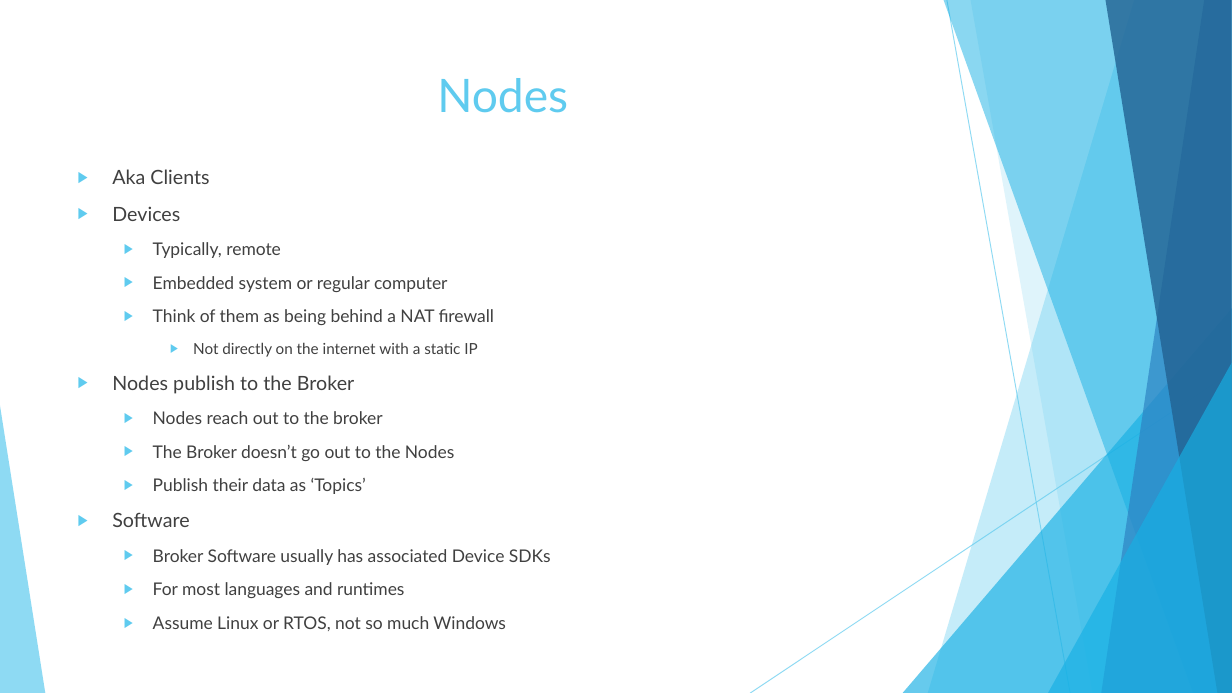
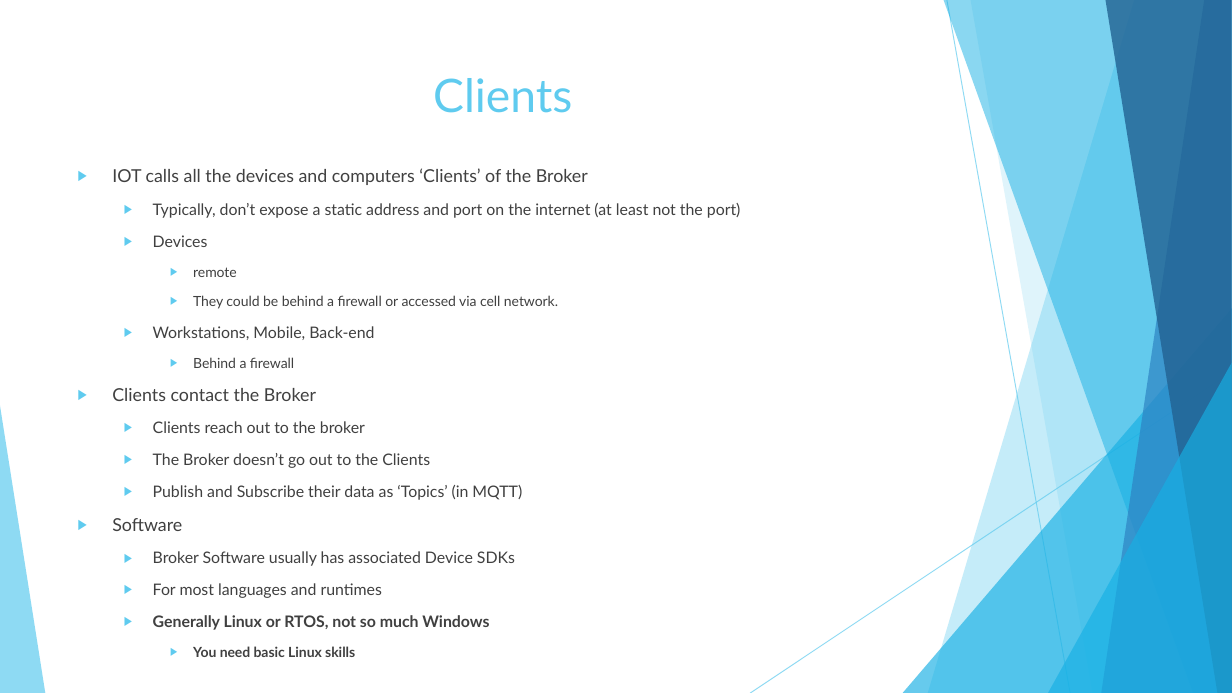
Before and after one commit to dmh2000/iot, a slide deck: slide 4 of IOT.pptx (slide 5 before the commit). Drawn at 1232x693 pixels with LibreOffice and Linux fonts; fonts in the diff are those of the drawing. Boxes give left, top, right and bottom in pixels: in the first picture for what was removed or moved away, otherwise in the second. Text is boxed around its words. In the diff, an @@ line names an element or a change of style, - is before the commit and + after.

Commit message:
update powerpoint

```diff
--- a/IOT.pptx
+++ b/IOT.pptx
@@ title at [433,78,572,113]: text changed @@
-Nodes
+Clients
@@ text at [112,168,741,218]: text changed; size 15.3 to 12.4 pt @@
-▶ Aka Clients
+▶ IOT calls all the devices and computers ‘Clients’ of the Broker
+  ▶ Typically, don’t expose a static address and port on the internet (at least not the port)
@@ text at [112,235,515,598]: size 15.3 to 12.4 pt in "Devices"; size 15.3 to 13.9 pt in "Software"; size 13.6 to 12.4 pt in "Broker Software usually has associated Device SDKs", "For most languages and runtimes"; list level 1 to 2 in "Devices" @@
@@ text at [112,267,558,500]: text changed; size 13.6 to 12.4 pt @@
-  ▶ Typically, remote
-  ▶ Embedded system or regular computer
-  ▶ Think of them as being behind a NAT firewall
-    ▶ Not directly on the internet with a static IP
-▶ Nodes publish to the Broker
-  ▶ Nodes reach out to the broker
-  ▶ The Broker doesn’t go out to the Nodes
-  ▶ Publish their data as ‘Topics’
+    ▶ remote
+    ▶ They could be behind a firewall or accessed via cell network.
+  ▶ Workstations, Mobile, Back-end
+    ▶ Behind a firewall
+▶ Clients contact the Broker
+  ▶ Clients reach out to the broker
+  ▶ The Broker doesn’t go out to the Clients
+  ▶ Publish and Subscribe their data as ‘Topics’ (in MQTT)
@@ text at [153,615,489,657]: text changed; size 13.6 to 12.4 pt; bold on @@
-  ▶ Assume Linux or RTOS, not so much Windows
+  ▶ Generally Linux or RTOS, not so much Windows
+    ▶ You need basic Linux skills
```
Also in this commit, not shown: 4 other slides changed, 4 slides added, 1 slide removed.
